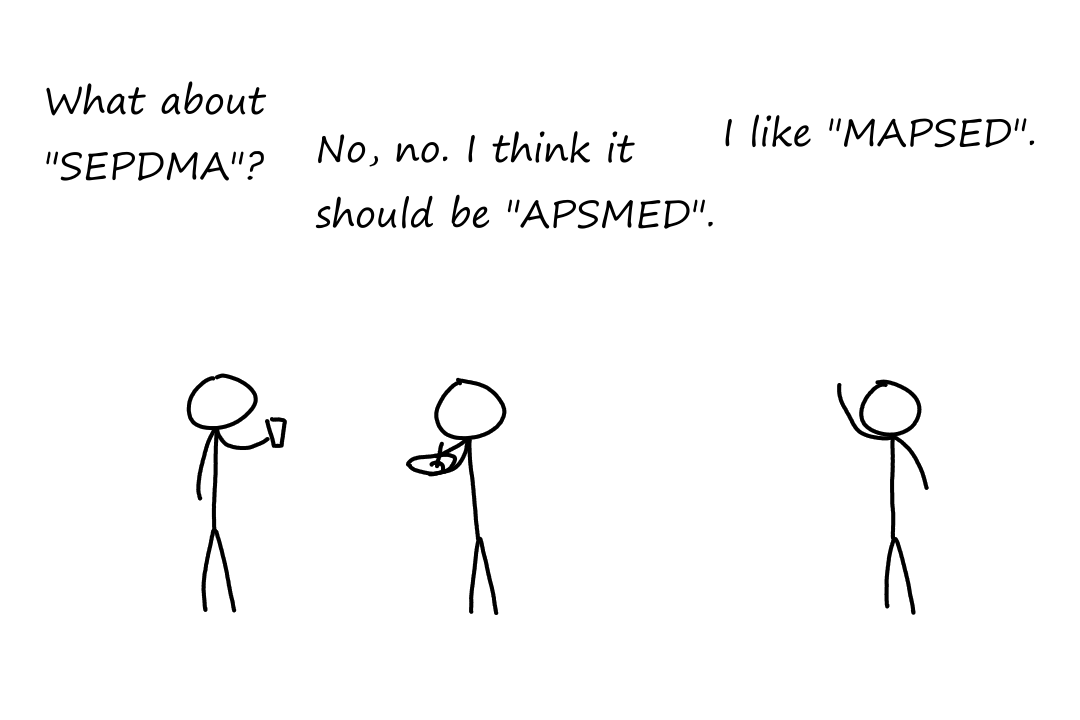
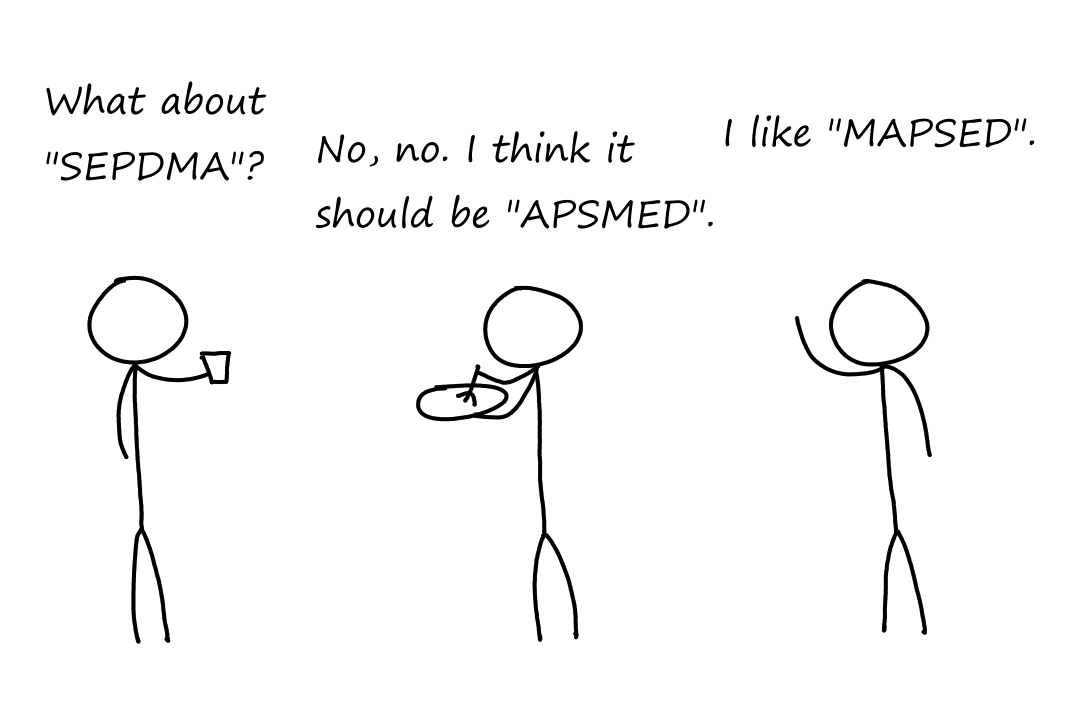
Before/after of a 1080×720 layered artwork. What changed in the layer stack:
painted on "Person 3" over 168, 278, 932, 643
painted on "Person 2" over 87, 275, 583, 644
painted on "Person 1" over 87, 275, 580, 644
